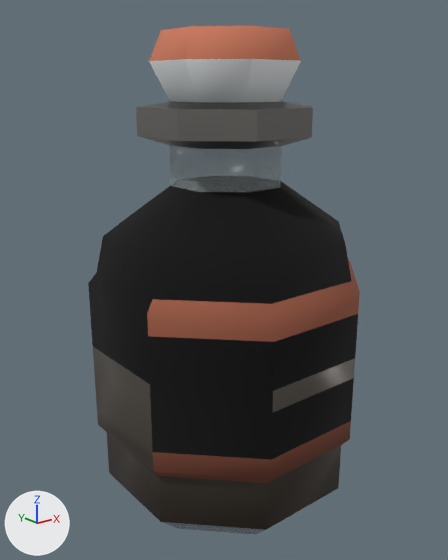
The glTF model asset-studio/catalogs/items/potions/potion_medium_silver/potion_medium_silver.glb, before and after one commit.
Rendered twice from a 50 mm lens placed at (-0.716, -0.886, 0.792), pointed at (-0.005, 0.003, 0.437). The axes (+X, +Y, +Z) are drawn at lower left. The lights are the same throughout. The first picture is the older version. Vertices at exactly the same position are counted once.

Script lines for the objects in view, before the commit:
```python
ob_item = bpy.data.objects.new('Item', me_potion_medium_silver)
ob_item.location = (0.0, 0.0, 0.0)
```
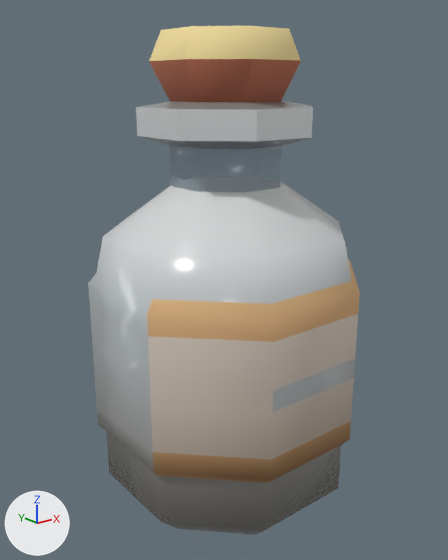
Pixel boxes (x1, y1, x2, y2) of what changed, in the pictures (448 x 560 px):
'Item', surface changed (black to grey): (88, 26, 360, 530) in both
part 1 of me_potion_medium_silver, surface changed (black to grey): (88, 26, 360, 530) in both
part 2 of me_potion_medium_silver, recoloured (black to grey): (93, 347, 355, 530) in both
part 3 of me_potion_medium_silver, recoloured (black to grey): (88, 176, 352, 384) in both

Edits to the bpy script that builds the scene:
```text
Change mat_potion_medium_silver_0:
    where n2 = _N.new('ShaderNodeMath'); n2.name = 'Math'
    n2.inputs[1].default_value: 0.38 -> 0.72  # 'Value'
Change mat_potion_medium_silver_1:
    mat_potion_medium_silver_1.metallic: 0.5 -> 0.0
    mat_potion_medium_silver_1.roughness: 0.3 -> 1.0
Change mat_potion_medium_silver_2:
    where n0 = _N.new('ShaderNodeBsdfPrincipled'); n0.name = 'Principled BSDF'
    n0.inputs[2].default_value: 1.0 -> 0.2  # 'Roughness'
    add n3 = _N.new('ShaderNodeMath'); n3.name = 'Math'
    add n3.operation = 'MULTIPLY'
    add n3.inputs[1].default_value = 0.38  # 'Value'
    where n2 = _N.new('ShaderNodeTexImage'); n2.name = 'Image Texture'
    add _L.new(n3.outputs[0], n0.inputs[4])  # 'Value' to 'Alpha'
    add _L.new(n2.outputs[1], n3.inputs[0])  # 'Alpha' to 'Value'
Add mat_potion_medium_silver_3:
    mat_potion_medium_silver_3 = principled_material('potion_medium_silver_3')
    mat_potion_medium_silver_3.texture = img_surface_palette
    mat_potion_medium_silver_3.metallic = 0.5
    mat_potion_medium_silver_3.roughness = 0.3
Change me_potion_medium_silver:
    where me_potion_medium_silver.from_pydata(...)  # 146 vertices, 288 faces; spans x -0.24..0.24, y -0.24..0.24, z 0.0..0.88
    used by ob_item; location = (0.0, 0.0, 0.0)
    me_potion_medium_silver part 1: 288 kept faces spanning x -0.24..0.24, y -0.24..0.24, z 0.0..0.88 get new texture (UV) coordinates
    me_potion_medium_silver part 2: 58 faces spanning x -0.24..0.24, y -0.24..0.24, z 0.054..0.33 switch from mat_potion_medium_silver_1 (picture img_surface_palette) to mat_potion_medium_silver_0
    me_potion_medium_silver part 3: 62 faces spanning x -0.24..0.24, y -0.226..0.24, z 0.33..0.621 switch from mat_potion_medium_silver_2 (picture img_surface_palette) to mat_potion_medium_silver_0
    add me_potion_medium_silver.materials.append(mat_potion_medium_silver_3)  # picture img_surface_palette
```
